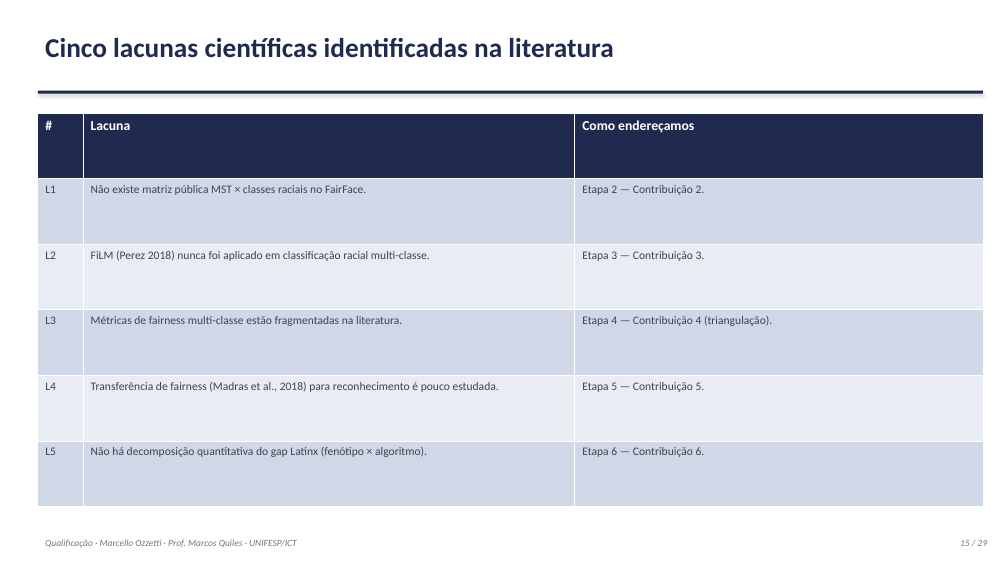
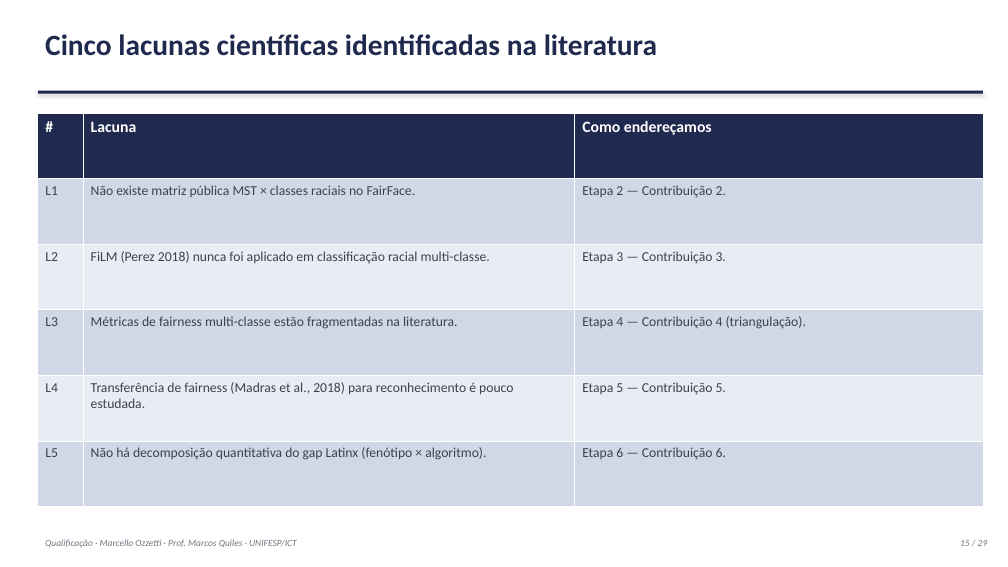
Before and after one commit to marcellozzetti/Facial-Recognition-Models-Mitigating-Bias, a slide deck: slide 15 of docs/ativo/material_qualificacao_2026-09-30.pptx. Drawn at 1008x567 pixels with LibreOffice and Linux fonts; fonts in the diff are those of the drawing. Boxes give left, top, right and bottom in pixels: in the first picture for what was removed or moved away, otherwise in the second. Text is boxed around its words. In the diff, an @@ line names an element or a change of style, - is before the commit and + after.

```diff
--- a/docs/ativo/material_qualificacao_2026-09-30.pptx
+++ b/docs/ativo/material_qualificacao_2026-09-30.pptx
@@ text "Cinco lacunas científicas identificadas na ..." at (45,34,657,56): size 26 to 28 pt @@
@@ table at (38,113,983,507) @@
@@ size 13 to 15 pt in "#", "Lacuna", "Como endereçamos" @@
@@ size 11 to 13 pt @@
```
Also in this commit, not shown: 27 other slides changed, 4 other files.
